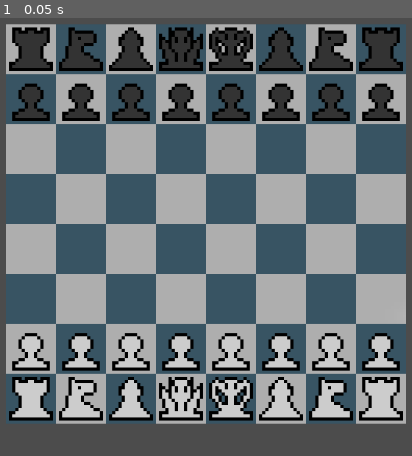
Above: before the commit, frame 1.
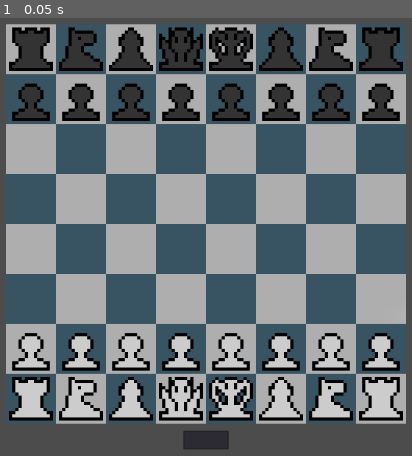
Above: after the commit, the same moment.

Repository: sbacon-/gdScript-chess
Game: Godot game, scene res://Main.tscn
Same seed, same stepped clock (60 frames per second), same inputs: the game is played once before the commit and once after it.
Inputs:
- Up to frame 1 (0.05 s): no input

The runs differ from the first frame. In frame 1, 0.5% of the frame differs, in the area x 44-56%, y 94-99%.

Commit message:
Added support for typing moves

Diff:
--- a/Main.gd
+++ b/Main.gd
@@ -18,6 +18,34 @@
 		if piece.getColor() == color: piece.unlock()
 		else: piece.lock()
 
+func parseMove(text):
+	text = text.replace("x","") #Captures can be implied
+	var coordinates = text.substr(text.length()-2)
+	var pType = text.rstrip(coordinates)
+	var pieceType = GlobalVars.PAWN
+	var identifier = ""
+	if(pType.length()>0):
+		pieceType = GlobalVars.pieceSTR.find(pType[0])
+		if(pieceType == -1):
+			pType = "P"+pType
+			pieceType = GlobalVars.PAWN
+		if(pType.length()==2): identifier = pType[1]
+	var candidates = []
+	for p in GlobalVars.pieces:
+		if(p.getPieceType()==pieceType and p.getColor()==activePlayer and (p.calculateLegalMoves(false).find(coordinates)!=-1)):
+			candidates.push_back(p)
+	print(candidates)
+	if (identifier != ""):
+		var newCandidates = []
+		for c in candidates:
+			print(c.occupiedSquare)
+			if(c.occupiedSquare[0] == identifier or c.occupiedSquare[1] == identifier):
+				newCandidates.push_back(c)
+		candidates = newCandidates
+	if (candidates.size()==1):
+		candidates[0].targetSquare = coordinates
+		$Camera2D/MoveInput.clear()
+
 func _on_Piece_Moved(piece):
 	var occupant = GlobalVars.isSquareOccupied(piece.targetSquare)
 	if(occupant != null): occupant.capture()
@@ -27,3 +55,7 @@
 	if activePlayer == GlobalVars.WHITE : activePlayer=GlobalVars.BLACK
 	else: activePlayer = GlobalVars.WHITE
 	setPlayerTurn(activePlayer)
+
+
+func _on_MoveInput_text_changed(new_text):
+	parseMove(new_text)
--- a/Main.tscn
+++ b/Main.tscn
@@ -1,7 +1,8 @@
-[gd_scene load_steps=3 format=2]
+[gd_scene load_steps=4 format=2]
 
 [ext_resource path="res://Board.tscn" type="PackedScene" id=1]
 [ext_resource path="res://Main.gd" type="Script" id=2]
+[ext_resource path="res://MoveInput.tscn" type="PackedScene" id=3]
 
 [node name="Main" type="Node2D"]
 script = ExtResource( 2 )
@@ -14,3 +15,8 @@
 [node name="Camera2D" type="Camera2D" parent="."]
 rotating = true
 current = true
+
+[node name="MoveInput" parent="Camera2D" instance=ExtResource( 3 )]
+margin_top = 265.0
+
+[connection signal="text_changed" from="Camera2D/MoveInput" to="." method="_on_MoveInput_text_changed"]
--- /dev/null
+++ b/MoveInput.tscn
@@ -0,0 +1,11 @@
+[gd_scene format=2]
+
+[node name="MoveInput" type="LineEdit"]
+anchor_left = 0.5
+anchor_top = 0.5
+anchor_right = 0.5
+anchor_bottom = 0.5
+margin_left = -29.0
+margin_top = -12.0
+margin_right = 29.0
+margin_bottom = 12.0
